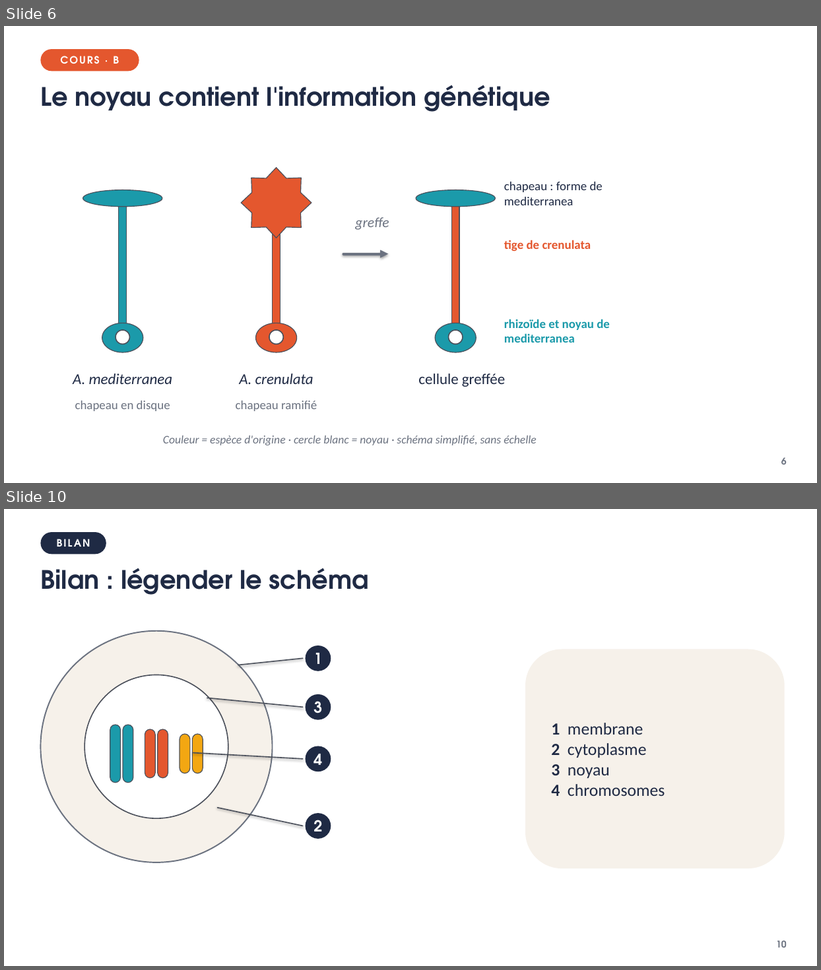
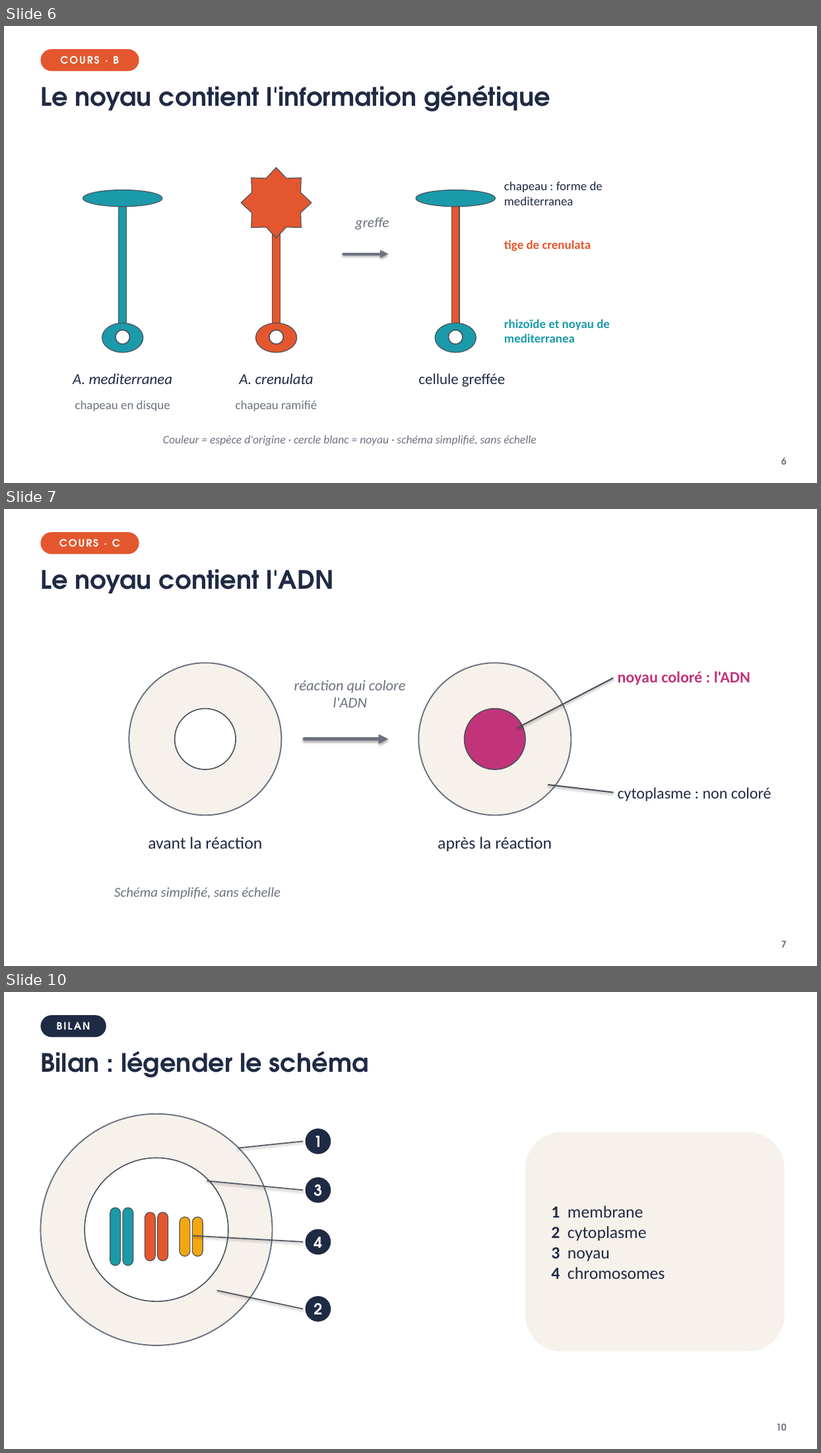
Before and after one commit to VinceIXIV/SVT-cour, a slide deck: cours/3e/S02-la-cellule-et-son-noyau-ou-se-trouve-l-information-genetique/3e-S02-diaporama.pptx. Shown one above the other, each under a label of ours: slides 6 and 10 before the commit, slides 6, 7 and 10 after it; the slides between them are not shown. The pictures are 821x970 and 821x1453 pixels, drawn with LibreOffice and Linux fonts; fonts in the diff are those of the drawing. Boxes give left, top, right and bottom in pixels: in the first picture for what was removed or moved away, otherwise in the second. Text is boxed around its words. In the diff, an @@ line names an element or a change of style, - is before the commit and + after.

Commit message:
Mise à jour des cours (3e S01, 3e S02, 3e S03, 3e S04, 3e S05, 3e S06, 3e S07, 3e S08, 3e S09, 3e S10, 3e S11, 3e S12, 3e S13, 3e S14, 3e S15, 3e S16, 3e S17, 3e S18, 3e S19, 3e S20, 3e S21, 4e S01, 4e S02, 4e S03, 4e S04, 4e S05, 4e S06, 4e S07, 4e S08, 4e S09, 4e S10, 4e S11, 4e S12, 4e S13, 4e S14, 4e S15, 4e S16, 4e S17)

```diff
--- a/cours/3e/S02-la-cellule-et-son-noyau-ou-se-trouve-l-information-genetique/3e-S02-diaporama.pptx
+++ b/cours/3e/S02-la-cellule-et-son-noyau-ou-se-trouve-l-information-genetique/3e-S02-diaporama.pptx
@@ slide 7 added at <box>4,509,817,966</box>, background #FFFFFF @@
@@ rounded rectangle added at <box>40,532,139,554</box>, fill #E4572E, 12 pt, text #FFFFFF, bold @@
+COURS · C
@@ title added at <box>40,569,334,593</box>, 30 pt, text #1F2A44, bold @@
+Le noyau contient l'ADN
@@ ellipse added at <box>129,663,282,815</box>, fill #F6F1EA, outline #6B7280 1.5 pt @@
@@ ellipse added at <box>175,708,236,770</box>, fill #FFFFFF, outline #4A4F5A 1.25 pt @@
@@ group added at <box>294,663,772,852</box>: 4 texts, 2 ellipses, 2 lines, 1 arrow @@
+réaction qui colore l'ADN
+après la réaction
+noyau coloré : l'ADN
+cytoplasme : non coloré
@@ text added at <box>148,837,262,849</box>, 20 pt, text #1F2A44 @@
+avant la réaction
@@ text added at <box>114,887,281,900</box>, 16.2 pt, text #6B7280, italic @@
+Schéma simplifié, sans échelle
@@ page number added at <box>781,941,787,948</box>, 11 pt, text #6B7280, bold @@
+7
```
Also in this commit, not shown: 3 slides changed, 1 other slide added, 2 slides removed, 8 other files.
